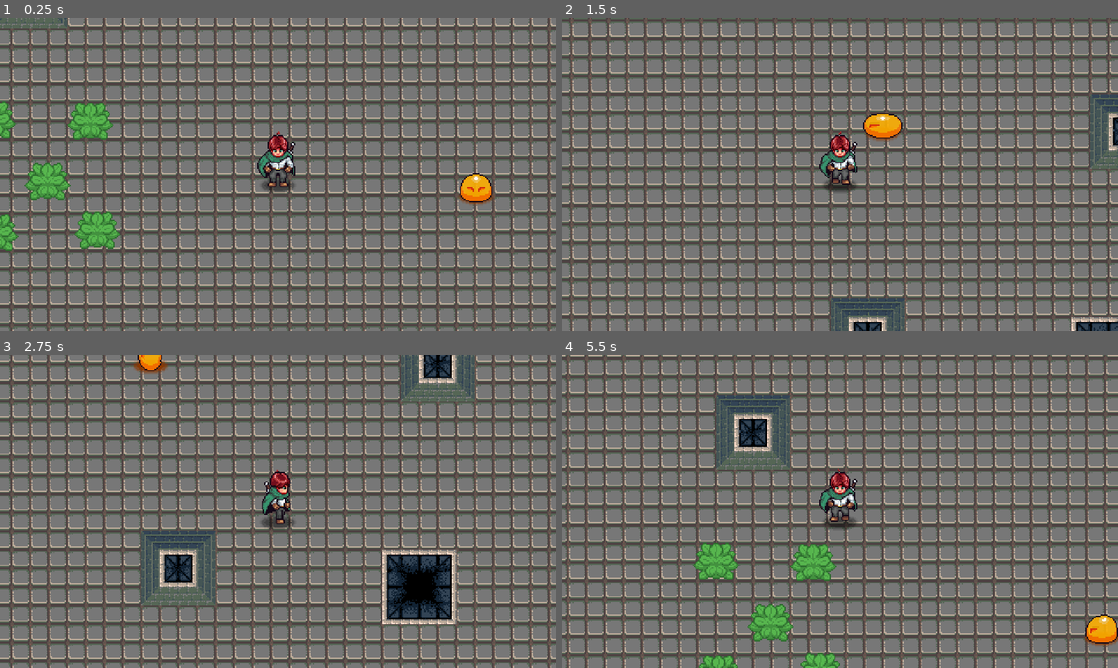
Above: before the commit, frames 1-4 (two rows, left to right).
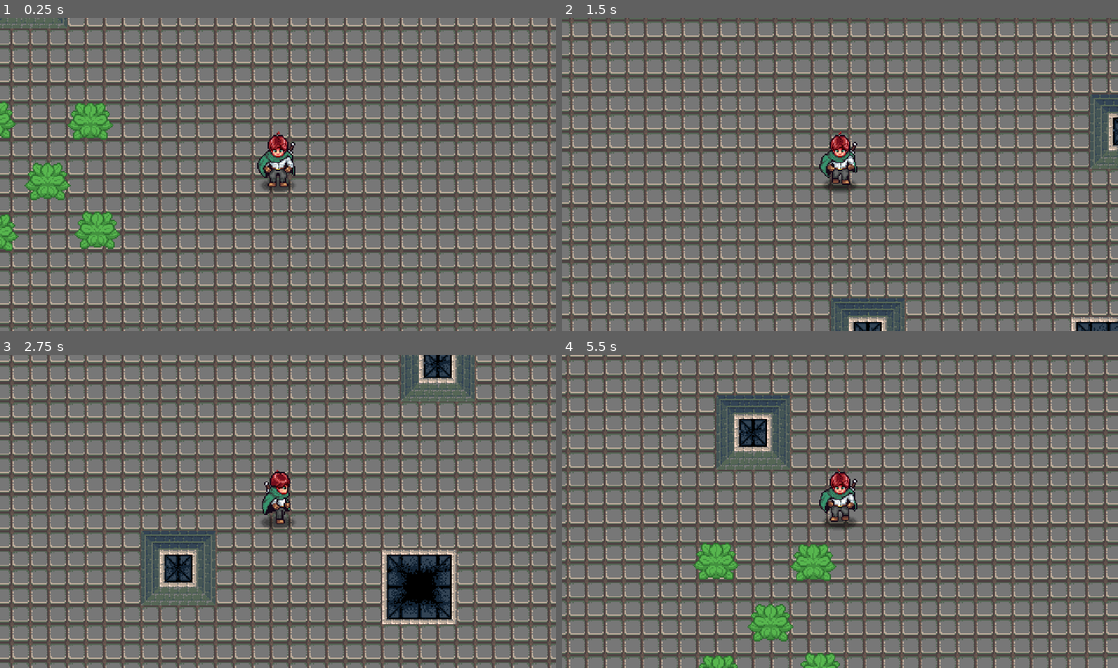
Above: after the commit, the same moments.

Repository: UltimaAngel/Video-Game-Project-1
Game: Godot game, scene res://game/scenes/game.tscn
The game is run twice, just before and just after one commit, with the same random seed, the same clock (stepped at 60 frames per second) and the same inputs.
Inputs (mouse positions are in pixels of both pictures, inside the frame that each line leads up to):
- Up to frame 1 (0.25 s): no input
- Up to frame 2 (1.5 s): move the mouse to (962, 158) at 0.52 s; press the mouse at (962, 158) at 0.53 s; hold D (right) 0.53-1.28 s; move the mouse to (728, 190) at 1.27 s; release the mouse at (728, 190) at 1.28 s; hold S (down) from 1.28 s (still down); tap I at 1.35 s
- Up to frame 3 (2.75 s): move the mouse to (333, 442) at 2.02 s; release S (down) at 2.03 s; press the mouse at (333, 442) at 2.03 s; hold D (right) from 2.03 s (still down)
- Up to frame 4 (5.5 s): move the mouse to (812, 574) at 2.77 s; release D (right) at 2.78 s; release the mouse at (812, 574) at 2.78 s; hold W (up) 2.78-3.53 s; tap I at 2.85, 4.35 s; move the mouse to (1006, 558) at 3.52 s; press the mouse at (1006, 558) at 3.53 s; hold A (left) 3.53-5.03 s; move the mouse to (673, 464) at 4.27 s; release the mouse at (673, 464) at 4.28 s; move the mouse to (867, 511) at 5.02 s; press the mouse at (867, 511) at 5.03 s; hold S (down) from 5.03 s (still down)

The runs differ from the first frame. In frame 1, 0.5% of the frame differs, in the area x 82-89%, y 49-60%; in frame 2, 0.5%, in the area x 54-62%, y 30-40%; in frame 3, 0.3%; in frame 4, 0.5%.

Commit message:
Remove Debug Prints & Enemies

Diff:
--- a/components/spawn_manager/spawn_manager.gd
+++ b/components/spawn_manager/spawn_manager.gd
@@ -34,7 +34,6 @@
 			if _map.get_cell_tile_data(rand_pos).get_collision_polygons_count(0) == 0:
 				break
 		var slime: Entity = enemy.instantiate()
-		print(16 * Vector2(rand_pos))
 		slime.global_position = 16 * Vector2(rand_pos)
 		add_child(slime)
 	_wave_num += 1
--- a/dungeon/map_01.tscn
+++ b/dungeon/map_01.tscn
@@ -804,6 +804,3 @@
 script = ExtResource("2_cw28q")
 enemy = ExtResource("3_o4jrv")
 enemy_num = 3
-
-[node name="Slime" parent="SpawnManager" unique_id=1513585146 instance=ExtResource("3_o4jrv")]
-position = Vector2(753, 326)
